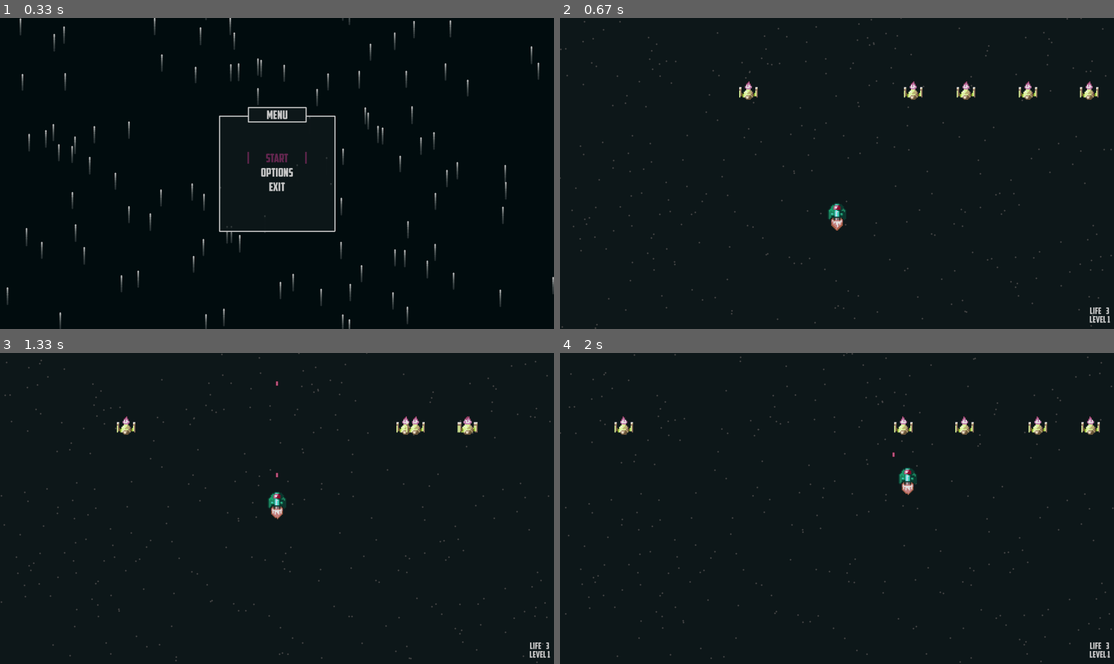
Above: before the commit, frames 1-4 (two rows, left to right).
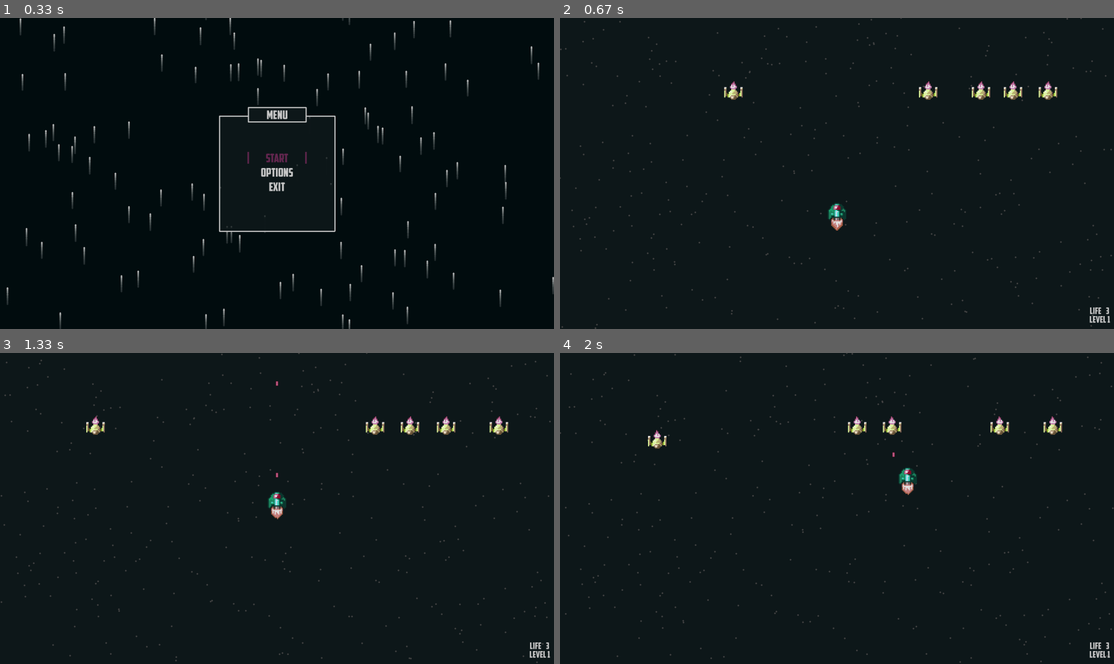
Above: after the commit, the same moments.

Repository: g-brrzzn/shootemup-Pygame
Game: pygame game, started from Game.py
Same seed, same stepped clock (60 frames per second), same inputs: the game is played once before the commit and once after it.
Inputs:
- Up to frame 1 (0.33 s): no input
- Up to frame 2 (0.67 s): tap Enter at 0.33 s
- Up to frame 3 (1.33 s): tap Space at 0.67, 1.07 s; hold Up from 1 s (still down)
- Up to frame 4 (2 s): tap Space at 1.37, 1.57, 1.87 s; release Up at 1.47 s; hold Right 1.5-1.97 s

Frame 1 is identical in both runs. In frame 2, 1.1% of the frame differs, in the area x 29-98%, y 20-27%; in frame 3, 0.9%; in frame 4, 1.1%, in the area x 9-98%, y 20-31%.

Commit message:
Added more enemies and Made some fixes

Diff:
--- a/Game.py
+++ b/Game.py
@@ -64,14 +64,16 @@
         self.bullets.update(dt, surf)
         self.player.update(dt, self.last_time)
         self.background_fall.update(gravity=self.level*3/10)
-        if Enemy1.instancelist is not None: [instance.update(dt, last_time, surf) for instance in Enemy1.instancelist]
+        if Enemy1.instancelist is not None: [instance.update(dt, last_time, surf, self.player) for instance in Enemy1.instancelist]
 
 
-        if not len(Enemy1.instancelist):
+        if not len(Enemy1.instancelist) and not len(Enemy2.instancelist) and not len(Enemy3.instancelist):
             self.level += 1
             EnemyBase.spawn_enemy(self.level * 5, Enemy1)
+            EnemyBase.spawn_enemy(self.level * 2, Enemy2)
+            EnemyBase.spawn_enemy(self.level * 1, Enemy3)
             self.level_done = True
-        if not Player.getLife(self.player):
+        if self.player.getLife() <= 0:
             self.next_state = "GameOver"
             self.done = True
 
--- a/classes/Enemy.py
+++ b/classes/Enemy.py
@@ -11,7 +11,6 @@
 
 class EnemyBase:
     instancelist = []
-    speed = config.window_size[1] * 0.004
 
     def __init__(self, pos, sprite_files):
         self.x, self.y = pos
@@ -28,13 +27,14 @@
         self.last_damage = self.last_time
 
         self.life = 3
+        self.speed = config.window_size[1] * 0.005
 
     def load_sprites(self, sprite_files):
         sprites = []
         for file in sprite_files:
             sprite = pygame.image.load(file).convert()
             sprite = pygame.transform.flip(sprite, False, True)
-            sprite = pygame.transform.scale(sprite, (SCALED_SPRITE_SIZE, SCALED_SPRITE_SIZE))
+            sprite = pygame.transform.scale(sprite, (sprite.get_width() * SCALE, sprite.get_height() * SCALE))
             sprite.set_colorkey((0, 0, 0))
             sprites.append(sprite)
         return sprites
@@ -54,28 +54,47 @@
     def death(self):
         for bloc in Bullet.locs:
             if self.x - self.rect.width/2 < bloc[0] < self.x+10 + self.rect.height and self.y - self.rect.height < bloc[1] < self.y + self.rect.height:
-                self.explosion.create(self.x, self.y)
+                self.explosion.create(self.rect.center[0] - SPRITE_SIZE / 2, self.rect.center[1] - SPRITE_SIZE)
                 pygame.mixer.Sound.play(pygame.mixer.Sound('assets/hit.mp3'))
                 self.damage()
                 Bullet.locs.remove(bloc)
 
-    def damage_player(self):
+    def damage_player(self, player):
         for e in self.instancelist:
-            if Player.getX() - self.rect.width/2 < e.rect.x < Player.getX() + self.rect.width/2 and Player.getY() - self.rect.height/2 < e.rect.y < Player.getY() + self.rect.height/2:
-                Player.setLife(Player.getLife() - 1)
+            if player.getX() - self.rect.width/2 < e.rect.x < player.getX() + self.rect.width/2 and player.getY() - self.rect.height/2 < e.rect.y < player.getY() + self.rect.height/2:
+                player.setLife(player.getLife() - 1)
 
-    def shoot(self):
-        if randint(0, 1000) < 2:
-            Bullet(self.rect.center[0] - SPRITE_SIZE / 2, self.rect.center[1] - SPRITE_SIZE, 3, False)
+    def shoot(self, weight):
+        for _ in range(weight):
+            if randint(0, 1000) < 2:
+                Bullet(self.rect.center[0] - SPRITE_SIZE / 2, self.rect.center[1] - SPRITE_SIZE, 3, False)
 
-    def move(self, dt):
-        pass  # This method should be implemented in subclasses
+    def move(self, dt, player, weight):
+        if self.y > (config.window_size[1] - (SCALED_SPRITE_SIZE + 10)): player.setLife(player.getLife() - 1)
+        if randint(0, 500 * weight) < 1:
+            self.y_direction = True
+            self.old_y = self.y
+        if self.y_direction:
+            if self.y < self.old_y + SCALED_SPRITE_SIZE:
+                self.y += self.speed * dt
+            else:
+                self.y_direction = False
+        else:
+            if self.direction:
+                self.x += self.speed * dt
+                if self.x > config.window_size[0] - (config.window_size[0] * (weight * 0.1)):
+                    self.direction = False
+            else:
+                self.x -= self.speed * dt
+                if self.x < (config.window_size[0] * (weight * 0.1)):
+                    self.direction = True
 
-    def update(self, dt, last_time, surf):
+    def update(self, dt, last_time, surf, player, weight):
         self.last_time = last_time
         self.death()
-        self.move(dt)
-        self.shoot()
+        self.move(dt, player)
+        self.damage_player(player)
+        self.shoot(weight)
         self.explosion.update(dt)
         self.explosion.draw(surf)
 
@@ -99,31 +118,42 @@
             y = config.window_size[1] / 2 - 320
             enemy_class((x, y))
 
-
 class Enemy1(EnemyBase):
     def __init__(self, pos):
         sprite_files = ['assets/enemy_idle1.png', 'assets/enemy_idle2.png']
         super().__init__(pos, sprite_files)
         self.life = 1
 
-    def move(self, dt):
-        if randint(0, 500) < 1:
-            self.y_direction = True
-            self.old_y = self.y
-        if self.y_direction:
-            if self.y < self.old_y + SCALED_SPRITE_SIZE:
-                self.y += self.speed * dt
-            else:
-                self.y_direction = False
-        else:
-            if self.direction:
-                self.x += self.speed * dt
-                if self.x > config.window_size[0] - 100:
-                    self.direction = False
-            else:
-                self.x -= self.speed * dt
-                if self.x < 5:
-                    self.direction = True
+    def move(self, dt, player):
+        return super().move(dt, player, 1)
 
-    def damage_player(self):
-        return super().damage_player()
+    def update(self, dt, last_time, surf, player):
+        return super().update(dt, last_time, surf, player, 1)
+
+
+class Enemy2(EnemyBase):
+    def __init__(self, pos):
+        sprite_files = ['assets/enemy_medium1.png', 'assets/enemy_medium2.png']
+        super().__init__(pos, sprite_files)
+        self.life = 3
+        self.speed = self.speed * 0.75
+
+    def move(self, dt, player):
+        return super().move(dt, player, 2)
+
+    def update(self, dt, last_time, surf, player):
+        return super().update(dt, last_time, surf, player, 2)
+
+
+class Enemy3(EnemyBase):
+    def __init__(self, pos):
+        sprite_files = ['assets/enemy_big1.png', 'assets/enemy_big2.png']
+        super().__init__(pos, sprite_files)
+        self.life = 5
+        self.speed = self.speed * 0.5
+
+    def move(self, dt, player):
+        return super().move(dt, player, 3)
+
+    def update(self, dt, last_time, surf, player):
+        return super().update(dt, last_time, surf, player, 3)
--- a/constants/global_var.py
+++ b/constants/global_var.py
@@ -42,7 +42,8 @@
 
 FRAME_RATE = 75
 SPRITE_SIZE = 16
-SCALED_SPRITE_SIZE = SPRITE_SIZE * 4
+SCALE = 4
+SCALED_SPRITE_SIZE = SPRITE_SIZE * SCALE
 
 MAX_LIFE = 3
 
Binary file added: assets/enemy_big1.png
Binary file added: assets/enemy_big2.png
Binary file removed: assets/enemy_idle3.png
Binary file added: assets/enemy_medium1.png
Binary file added: assets/enemy_medium2.png
